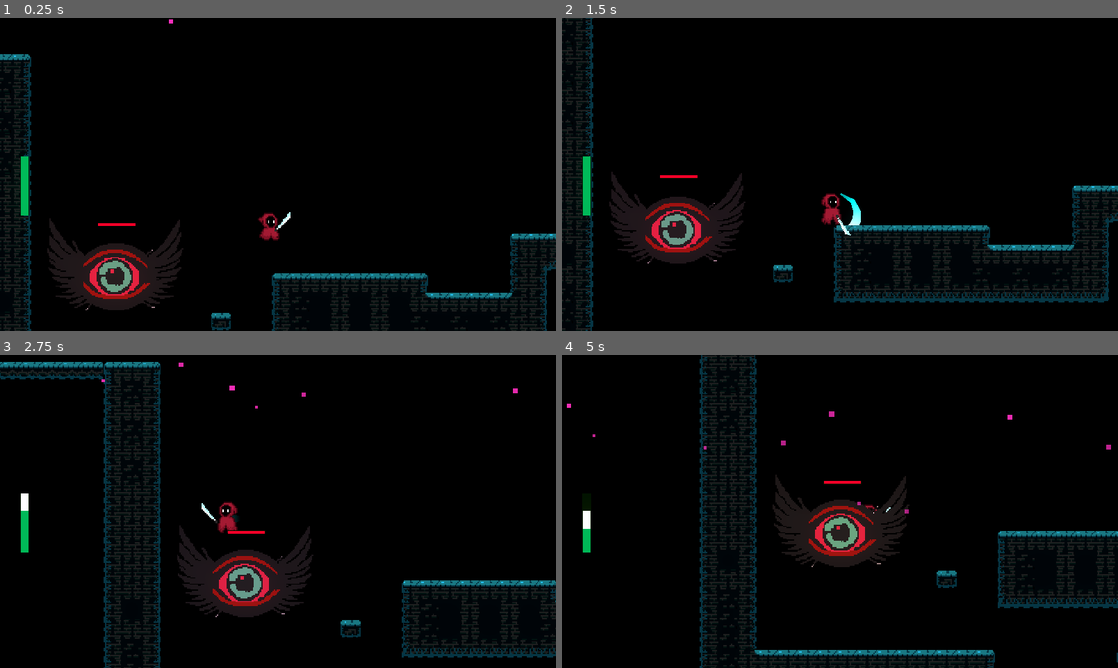
Above: before the commit, frames 1-4 (two rows, left to right).
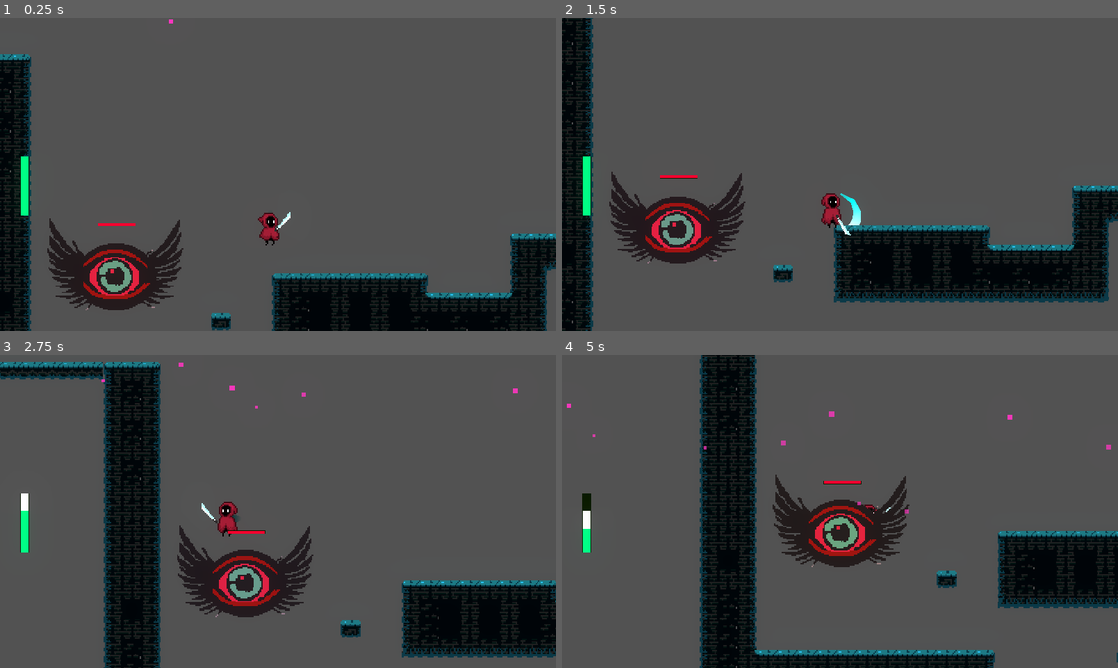
Above: after the commit, the same moments.

Repository: Driannn/AcerolaJam0
Game: Godot game, scene res://Scenes/Main scene/main_scene.tscn
Same seed, same stepped clock (60 frames per second), same inputs: the game is played once before the commit and once after it.
Inputs (mouse positions are in pixels of both pictures, inside the frame that each line leads up to):
- Up to frame 1 (0.25 s): no input
- Up to frame 2 (1.5 s): tap Enter (ui_accept) at 0.5 s; move the mouse to (812, 237) at 0.52 s; hold W from 0.53 s (still down); tap Space (jump) at 0.6, 0.77, 1.07 s; click (812, 237) at 0.67 s; move the mouse to (1006, 221) at 1.27 s; tap X (attack) at 1.35 s
- Up to frame 3 (2.75 s): tap Space (jump) at 1.52, 1.55, 1.82, 2.3 s; move the mouse to (111, 464) at 2.02 s; release W at 2.03 s; hold A (move_left) from 2.03 s (still down); tap C (dash) at 2.1 s
- Up to frame 4 (5 s): move the mouse to (867, 511) at 2.77 s; tap F at 2.85 s; click (867, 511) at 2.92 s; tap Space (jump) at 3.02, 3.05, 3.32, 3.6, 3.77, 4.07, 4.52, 4.55, 4.82 s; move the mouse to (756, 433) at 3.52 s; release A (move_left) at 3.53 s; hold S 3.53-4.28 s; move the mouse to (962, 495) at 4.27 s; hold D (move_right) from 4.28 s (still down); tap X (attack) at 4.35 s

The runs differ from the first frame. In frame 1, 82% of the frame differs, in the area x 0-100%, y 0-100%; in frame 2, 78%; in frame 3, 78%; in frame 4, 78%.

Commit message:
player cant move on dead

Diff:
--- a/Scenes/Main scene/GameManager.gd
+++ b/Scenes/Main scene/GameManager.gd
@@ -1,11 +1,9 @@
 extends Node
 
-
-@onready var player_health = %MyPlayer
-
-func _process(_delta):
-	#print(player_health.health)
-
+#
+#@onready var player_health = %MyPlayer
+#
+#func _process(_delta):
 	#if player_health.health <= 0 :
-		#print("change scene")
-	pass
+		#get_tree().change_scene_to_file("res://Scenes/Main scene/main_scene.tscn")
+#
--- a/Scenes/Main scene/main_scene.tscn
+++ b/Scenes/Main scene/main_scene.tscn
@@ -1,6 +1,5 @@
-[gd_scene load_steps=12 format=3 uid="uid://k7uj7aa54yyh"]
+[gd_scene load_steps=11 format=3 uid="uid://k7uj7aa54yyh"]
 
-[ext_resource type="PackedScene" uid="uid://wlj4gtu6tdi8" path="res://Scenes/Player/player_entity.tscn" id="1_1okhk"]
 [ext_resource type="Script" path="res://Scenes/Main scene/GameManager.gd" id="1_dq8ga"]
 [ext_resource type="PackedScene" uid="uid://cprdctgkrpvbo" path="res://Scenes/VFX/SnowGeneratorCPU.tscn" id="2_0g361"]
 [ext_resource type="PackedScene" uid="uid://db4ivmgtxggnu" path="res://Scenes/TileMaps/my_tile_map1.tscn" id="2_b388d"]
@@ -70,10 +69,6 @@
 position = Vector2(9, -2)
 texture = ExtResource("8_hmrcu")
 
-[node name="PlayerEntity" parent="EntityContainer/SKETCHING UP" instance=ExtResource("1_1okhk")]
-position = Vector2(-48, -19)
-script = null
-
 [node name="Enemies" type="Node2D" parent="EntityContainer"]
 
 [node name="EyeEnemy" parent="EntityContainer/Enemies" instance=ExtResource("7_rwyoi")]
--- a/Scenes/Player/my_player.gd
+++ b/Scenes/Player/my_player.gd
@@ -56,7 +56,7 @@
 ##Count amount of jumps, for double jump feature
 var jump_count : int = 0
 ##Is player dead
-var dead := false
+var is_dead := false
 #endregion
 
 #NATIVE GODOT FUNCTIONS
@@ -69,23 +69,23 @@
 	#PLAYER MOVEMENT FUNCTIONS
 
 	apply_gravity(delta)
-	#print("Current falling speed is: ", velocity.y * -1)
-	#print("Max gravity speed is: ",  gravity_max_speed)
-	move_on_x(delta)
-	#print("Velocity on X is: ", get_movement_input())
-	jump()
-	#print("Jump count is: ", jump_count)
+
+	if !is_dead:
+		move_on_x(delta)
+		jump()
+		#AMINATION LOGIC
+		update_animations(get_movement_input())
 
 	#Moves the body based on player's velocity
 	move_and_slide()
 
-	#AMINATION LOGIC
-	update_animations(get_movement_input())
 
 #MY FUNCTIONS
 
 ##Get players input
 func get_movement_input() -> float:
+
+
 	if Input.is_action_just_pressed("dash") and can_dash:
 		dashing = true
 		can_dash = false
@@ -128,6 +128,8 @@
 
 ##Check if it is possible to jump and returns a bool, resent the jump count on floor
 func handle_jump() -> bool:
+
+
 	if is_on_floor():
 		jump_count = 0
 	if Input.is_action_just_pressed("jump") && jump_count < max_jumps:
@@ -157,19 +159,26 @@
 		ap.play("fall")
 
 func take_damage(amount: int) -> void:
-	ap.play("hurt")
-	ap.queue("idle")
-	hurt_anim.start()
+
+
 	set_health(amount)
 	health -= amount
+	ap.play("hurt")
+	hurt_anim.start()
+
+
+	check_dead()
+	print("Player take damage. health: ", health)
+
+func check_dead():
 	if health <= 0:
-		dead = true
-		print("You died ", dead)
-	print("Player take damage. health: ", health)
+		is_dead = true
+		sword.visible = false
+		#ap.play("dead")
+
 
 func set_health(value):
 	health_bar.health -= value
-
 
 #SIGNALS
 #hurt animation timer
--- a/Scenes/Player/my_player.tscn
+++ b/Scenes/Player/my_player.tscn
@@ -152,9 +152,27 @@
 "values": [24, 25, 26, 27, 28, 29, 30, 31]
 }
 
+[sub_resource type="Animation" id="Animation_xc72h"]
+resource_name = "dead"
+length = 2.0
+loop_mode = 1
+tracks/0/type = "value"
+tracks/0/imported = false
+tracks/0/enabled = true
+tracks/0/path = NodePath("Sprite2D:frame_coords")
+tracks/0/interp = 1
+tracks/0/loop_wrap = true
+tracks/0/keys = {
+"times": PackedFloat32Array(0, 0.1, 0.2, 0.6, 1),
+"transitions": PackedFloat32Array(1, 1, 1, 1, 1),
+"update": 1,
+"values": [Vector2i(1, 7), Vector2i(2, 7), Vector2i(3, 7), Vector2i(4, 7), Vector2i(5, 7)]
+}
+
 [sub_resource type="AnimationLibrary" id="AnimationLibrary_pgd4j"]
 _data = {
 "RESET": SubResource("Animation_jukvn"),
+"dead": SubResource("Animation_xc72h"),
 "fall": SubResource("Animation_llf4s"),
 "hurt": SubResource("Animation_6s7v0"),
 "idle": SubResource("Animation_ujvcn"),
@@ -190,6 +208,7 @@
 frame = 48
 
 [node name="MyHurtBox" type="Area2D" parent="Sprite2D"]
+visible = false
 collision_layer = 0
 collision_mask = 0
 script = ExtResource("3_3swkq")
@@ -200,6 +219,7 @@
 debug_color = Color(0.831373, 0, 0.945098, 0.419608)
 
 [node name="CollisionShape2D" type="CollisionShape2D" parent="."]
+visible = false
 position = Vector2(0, -14)
 shape = SubResource("CapsuleShape2D_flhek")
 
@@ -211,6 +231,7 @@
 
 [node name="HeathBar" parent="Camera2D" instance=ExtResource("4_2c6ax")]
 unique_name_in_owner = true
+self_modulate = Color(2, 1.5, 1.5, 1)
 z_index = 2
 offset_left = -207.0
 offset_top = 33.0
@@ -221,6 +242,7 @@
 theme_override_styles/fill = SubResource("StyleBoxFlat_aeibh")
 
 [node name="ColorRect" type="ColorRect" parent="Camera2D"]
+visible = false
 z_index = -2
 offset_left = -247.0
 offset_top = -135.0
--- a/project.godot
+++ b/project.godot
@@ -25,7 +25,7 @@
 window/size/window_width_override=1280
 window/size/window_height_override=720
 window/stretch/mode="canvas_items"
-window/size/always_on_top.editor=true
+window/size/always_on_top.editor=false
 
 [editor_plugins]
 
Not shown: 1 places in Scenes/Player/my_player.tscn that only renumber resources
